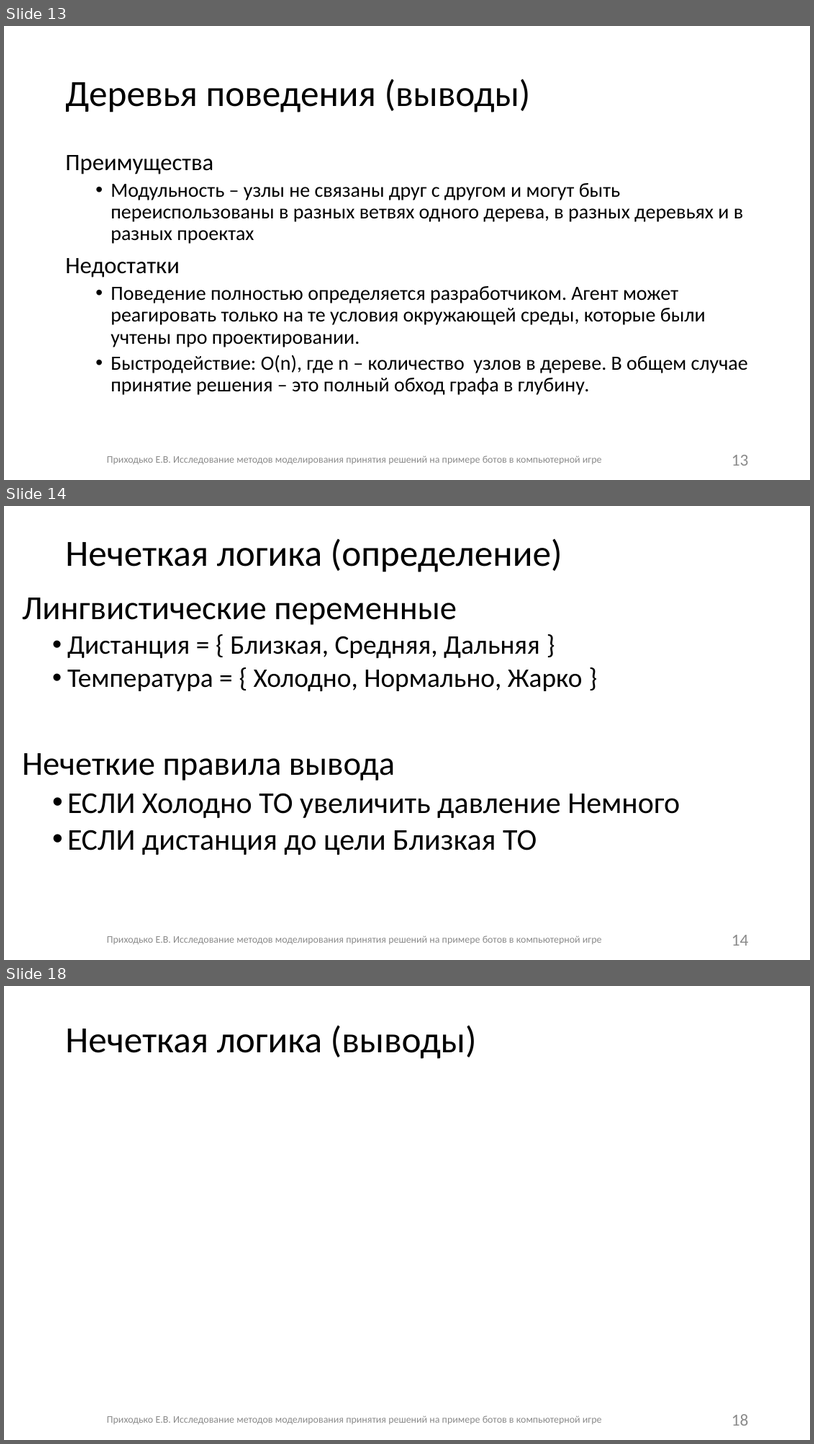
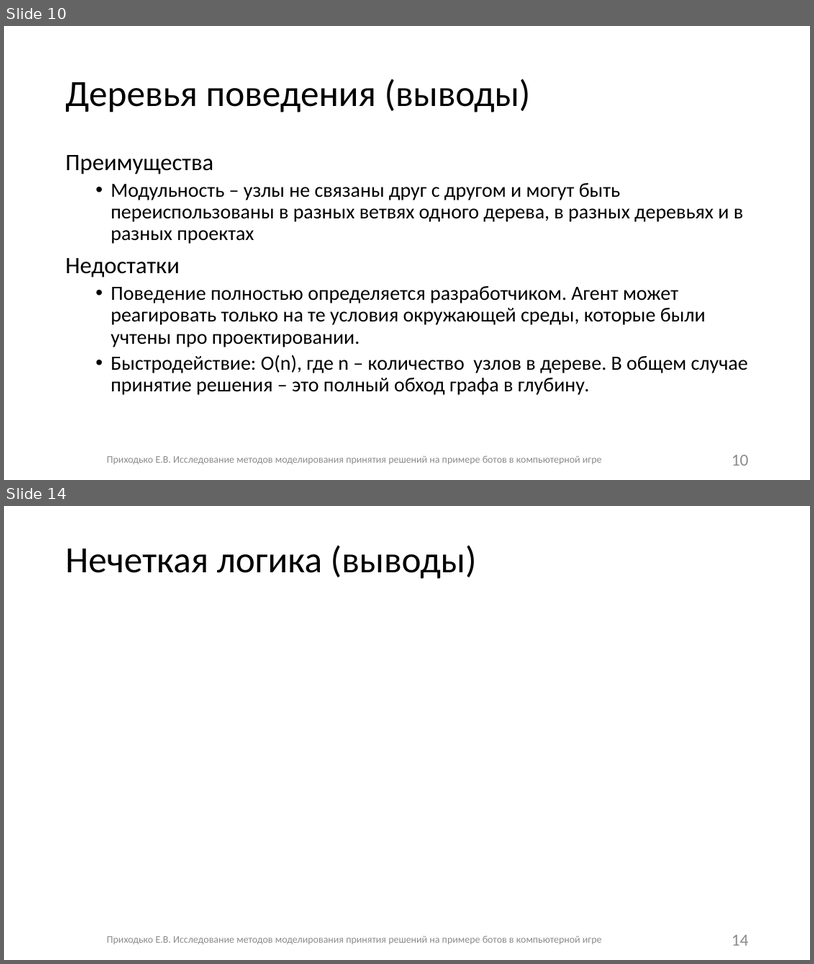
Before and after one commit to Fck-r-sns/Game_AI_thesis, a slide deck: Презентация.pptx. Shown one above the other, each under a label of ours: slides 13, 14 and 18 before the commit, slides 10 and 14 after it; the slides between them are not shown. The pictures are 814x1444 and 814x964 pixels, drawn with LibreOffice and Linux fonts; fonts in the diff are those of the drawing; grey boxes stand for pictures. Boxes give left, top, right and bottom in pixels: in the first picture for what was removed or moved away, otherwise in the second. Text is boxed around its words. In the diff, an @@ line names an element or a change of style, - is before the commit and + after.

```diff
--- a/Презентация.pptx
+++ b/Презентация.pptx
@@ slide 14 removed at box(4, 506, 810, 960), background #FFFFFF @@
@@ title removed at box(65, 538, 563, 572) @@
-Нечеткая логика (определение)
@@ text removed at box(22, 597, 680, 854) @@
-Лингвистические переменные
-  • Дистанция = { Близкая, Средняя, Дальняя }
-  • Температура = { Холодно, Нормально, Жарко }
-Нечеткие правила вывода
-  • ЕСЛИ Холодно ТО увеличить давление Немного
-  • ЕСЛИ дистанция до цели Близкая ТО
@@ text removed at box(107, 935, 602, 944) @@
-Приходько Е.В. Исследование методов моделирования принятия решений на примере ботов в компьютерной игре
@@ page number removed at box(732, 934, 749, 945) @@
-14
@@ what was slide 13 is now slide 10 @@
@@ page number at box(732, 454, 749, 465): text changed @@
-13
+10
@@ what was slide 18 is now slide 14 @@
@@ page number at box(732, 934, 749, 945): text changed @@
-18
+14
```
Also in this commit, not shown: 10 slides changed.
